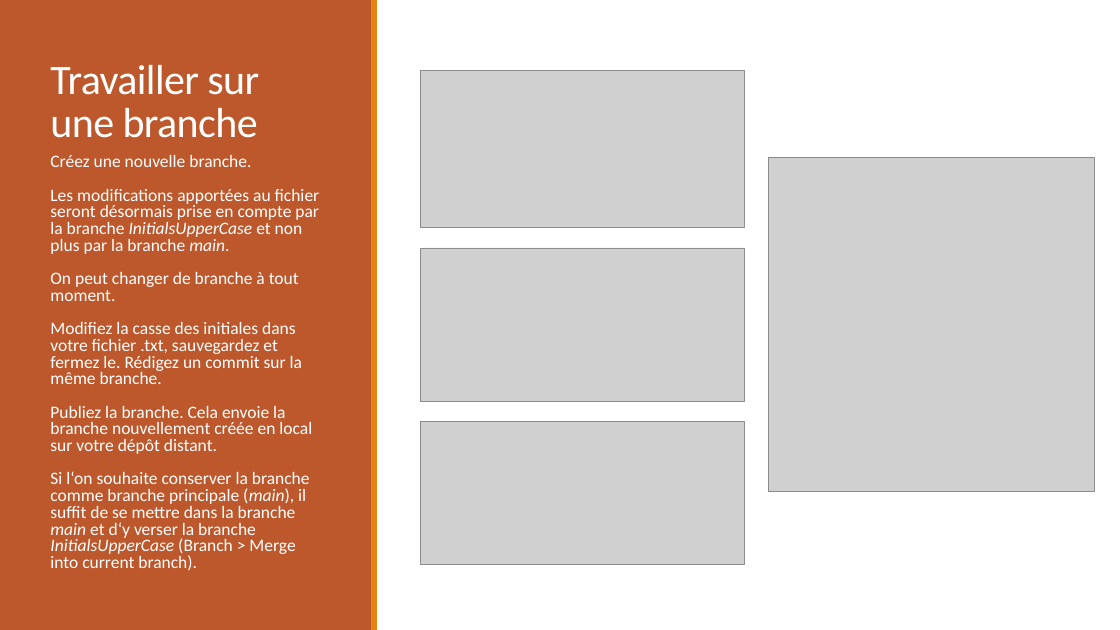
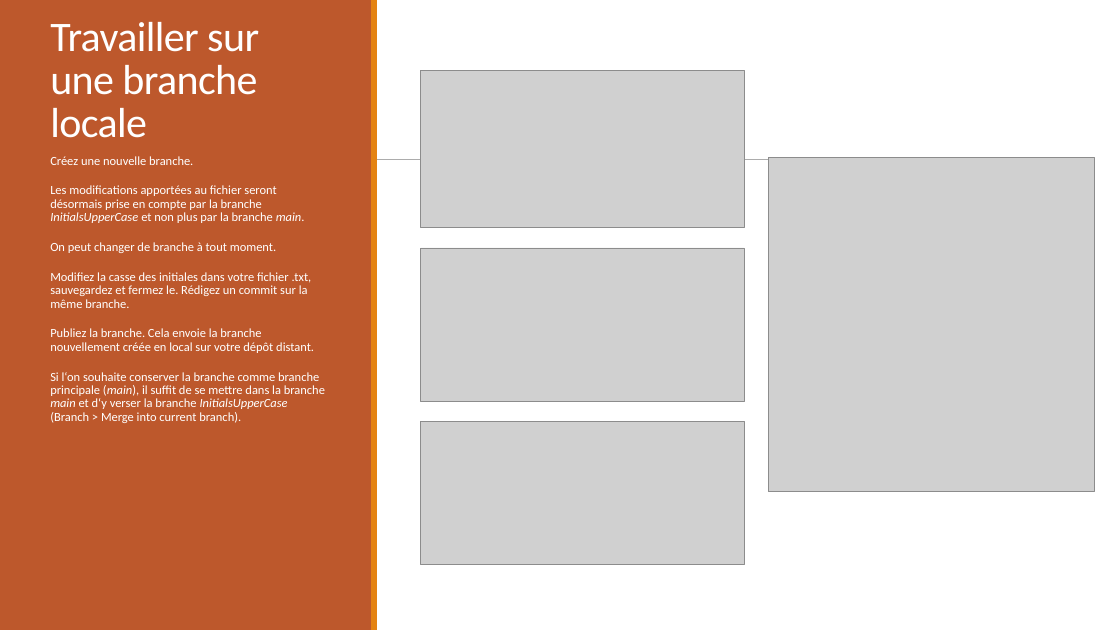
Before and after one commit to Mareike2405/SupportGitGithub, a slide deck: slide 14 of FormationGitGithub.pptx (slide 13 before the commit). Drawn at 1120x630 pixels with LibreOffice and Linux fonts; fonts in the diff are those of the drawing; grey boxes stand for pictures. Boxes give left, top, right and bottom in pixels: in the first picture for what was removed or moved away, otherwise in the second. Text is boxed around its words. In the diff, an @@ line names an element or a change of style, - is before the commit and + after.

Commit message:
modif

```diff
--- a/FormationGitGithub.pptx
+++ b/FormationGitGithub.pptx
@@ text at <box>50,22,259,138</box>: text changed @@
-Travailler sur une branche
+Travailler sur une branche locale
@@ text "Créez une nouvelle branche." at <box>50,156,325,423</box>: size 15 to 10.7 pt; line spacing 0.8 to 0.9 @@
@@ line added from (110, 160) to (1026, 160), #808080 0.51 pt @@
```
Also in this commit, not shown: 13 other slides changed.
